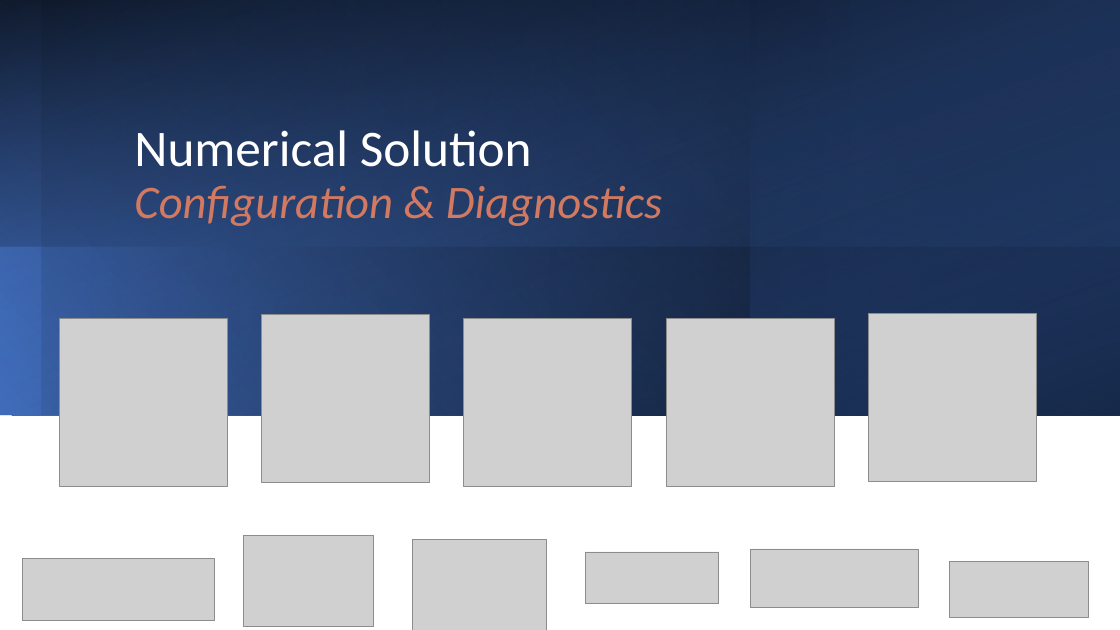
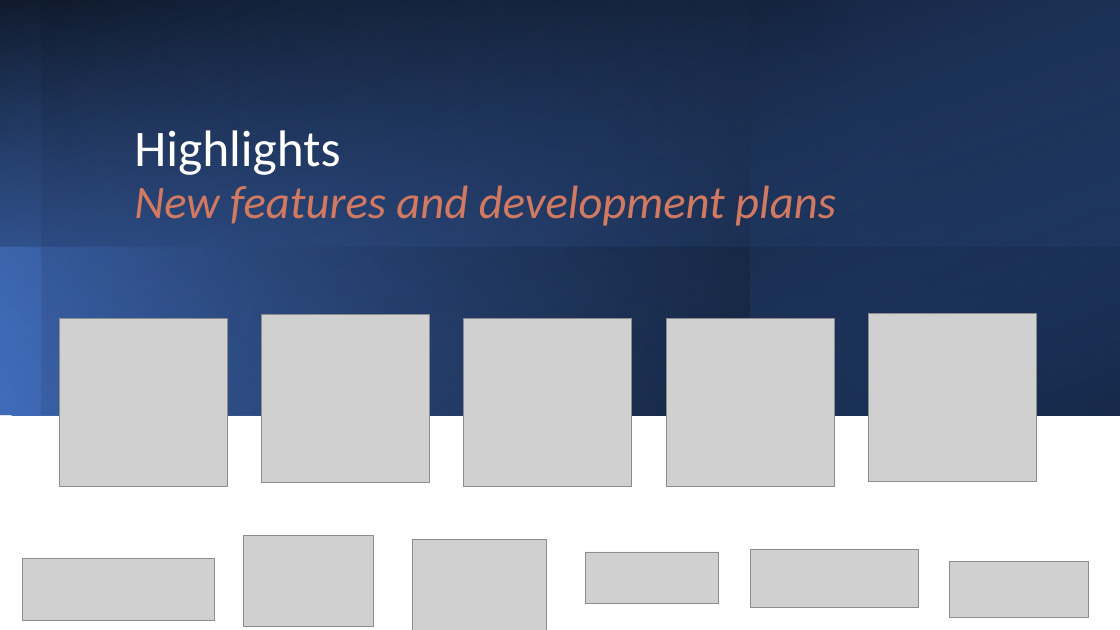
Before and after one commit to jdhughes-dev/modflow-dsd25, a slide deck: slide 1 of presentations/2-Highlights.pptx. Drawn at 1120x630 pixels with LibreOffice and Linux fonts; fonts in the diff are those of the drawing; grey boxes stand for pictures. Boxes give left, top, right and bottom in pixels: in the first picture for what was removed or moved away, otherwise in the second. Text is boxed around its words. In the diff, an @@ line names an element or a change of style, - is before the commit and + after.

Commit message:
- add empty presentation

```diff
--- a/presentations/2-Highlights.pptx
+++ b/presentations/2-Highlights.pptx
@@ title at (134,130,836,226): text changed @@
-Numerical Solution
-Configuration & Diagnostics
+Highlights
+New features and development plans
```
Also in this commit, not shown: 1 other file.
